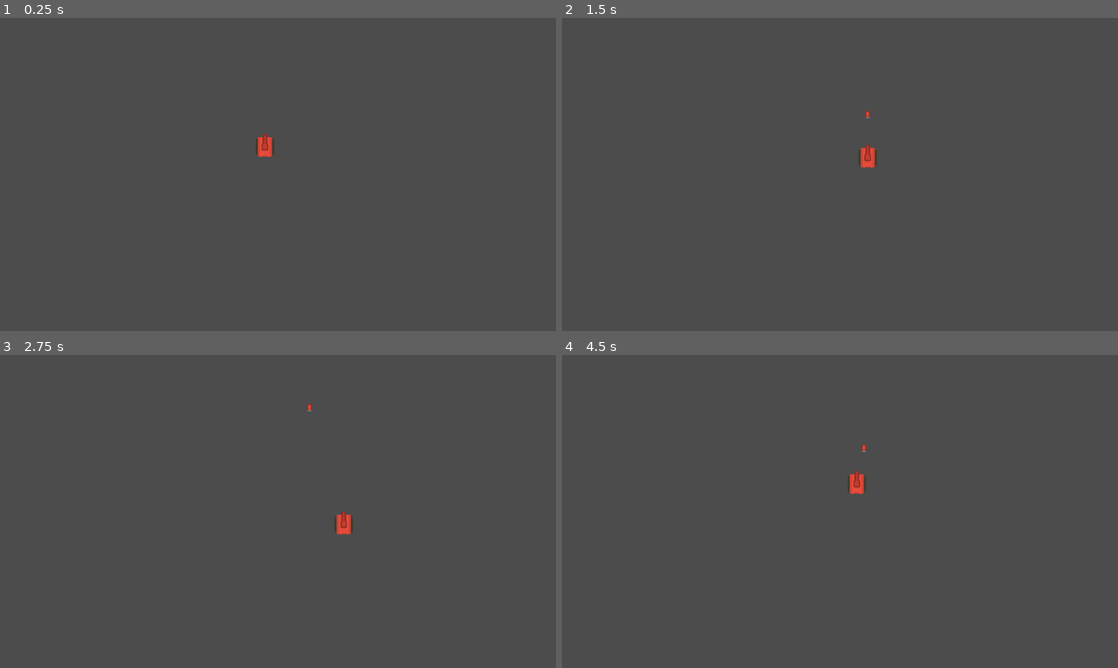
Above: before the commit, frames 1-4 (two rows, left to right).
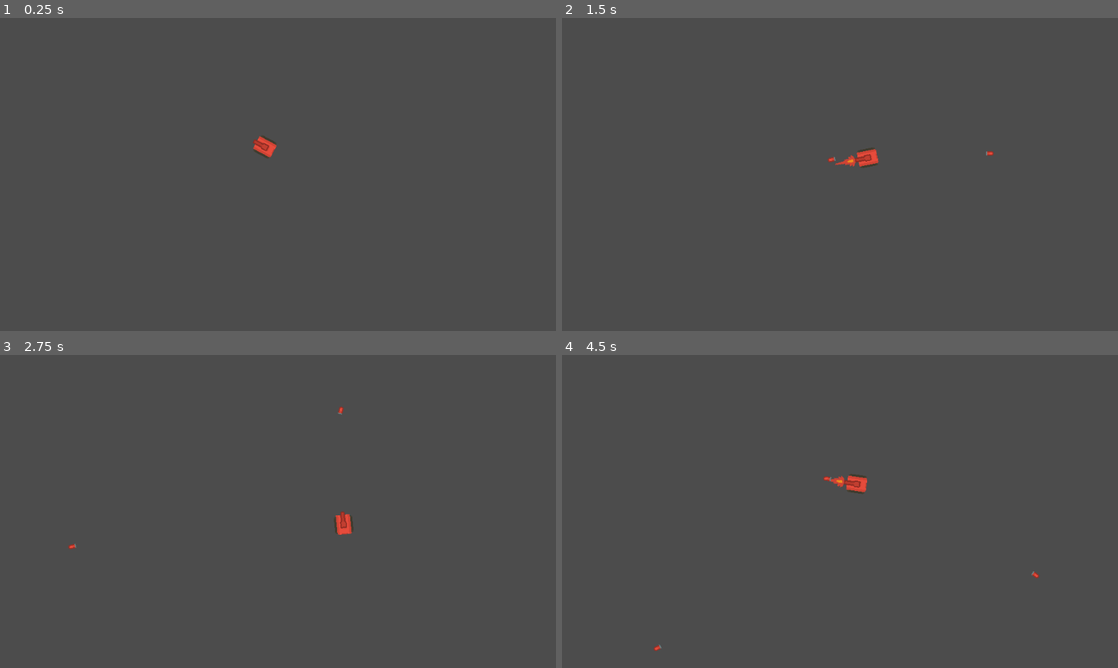
Above: after the commit, the same moments.

Repository: Zaanol/Godot-RogueTank
Game: Godot game, scene res://Scenes/Test_area.tscn
Same seed, same stepped clock (60 frames per second), same inputs: the game is played once before the commit and once after it.
Inputs (mouse positions are in pixels of both pictures, inside the frame that each line leads up to):
- Up to frame 1 (0.25 s): no input
- Up to frame 2 (1.5 s): tap Enter at 0.5 s; move the mouse to (962, 152) at 0.52 s; hold Right (ui_right) 0.53-1.28 s; tap Space (ui_shoot) at 0.6, 1.35 s; move the mouse to (728, 183) at 1.27 s; hold Down (ui_down) from 1.28 s (still down)
- Up to frame 3 (2.75 s): move the mouse to (333, 433) at 2.02 s; release Down (ui_down) at 2.03 s; hold Right (ui_right) from 2.03 s (still down); tap Space (ui_shoot) at 2.1 s
- Up to frame 4 (4.5 s): move the mouse to (812, 570) at 2.77 s; release Right (ui_right) at 2.78 s; hold Up (ui_up) 2.78-3.53 s; tap Space (ui_shoot) at 2.85, 3.6, 4.35 s; move the mouse to (1006, 555) at 3.52 s; hold Left (ui_left) from 3.53 s (still down); move the mouse to (673, 458) at 4.27 s

The runs differ from the first frame. In frame 1, 0.1% of the frame differs, in the area x 45-50%, y 37-45%; in frame 2, 0.3%; in frame 3, 0.1%; in frame 4, 0.3%, in the area x 16-86%, y 28-95%.

Commit message:
Shot animation + updates

Diff:
--- a/Scenes/Bullet.tscn
+++ b/Scenes/Bullet.tscn
@@ -7,12 +7,22 @@
 radius = 4.0625
 height = 6.375
 
-[node name="Bullet" type="Area2D"]
+[node name="Bullet" type="Area2D" groups=[
+"CannonBullets",
+]]
 script = ExtResource( 2 )
 
 [node name="Sprite" type="Sprite" parent="."]
+rotation = 1.5708
 texture = ExtResource( 1 )
 
 [node name="Shape" type="CollisionShape2D" parent="."]
 position = Vector2( -0.125, -0.1875 )
+rotation = 1.5708
 shape = SubResource( 1 )
+
+[node name="Notifier" type="VisibilityNotifier2D" parent="."]
+position = Vector2( -0.125, -0.0624994 )
+rotation = 1.5708
+scale = Vector2( 0.325, 0.53125 )
+[connection signal="screen_exited" from="Notifier" to="." method="_on_Notifier_screen_exited"]
--- a/Scenes/Tank.tscn
+++ b/Scenes/Tank.tscn
@@ -1,8 +1,52 @@
-[gd_scene load_steps=4 format=2]
+[gd_scene load_steps=8 format=2]
 
 [ext_resource path="res://sprites/tankBody_red.png" type="Texture" id=1]
 [ext_resource path="res://Scripts/Tank.gd" type="Script" id=2]
 [ext_resource path="res://Sprites/tankRed_barrel2_outline.png" type="Texture" id=3]
+[ext_resource path="res://Sprites/shotOrange.png" type="Texture" id=4]
+[ext_resource path="res://Sprites/shotRed.png" type="Texture" id=5]
+[ext_resource path="res://Sprites/shotLarge.png" type="Texture" id=6]
+
+[sub_resource type="Animation" id=1]
+resource_name = "Fire"
+length = 0.4
+step = 0.4
+tracks/0/type = "value"
+tracks/0/path = NodePath("Fire:texture")
+tracks/0/interp = 1
+tracks/0/loop_wrap = true
+tracks/0/imported = false
+tracks/0/enabled = true
+tracks/0/keys = {
+"times": PoolRealArray( 0, 0.1, 0.2 ),
+"transitions": PoolRealArray( 1, 1, 1 ),
+"update": 1,
+"values": [ ExtResource( 6 ), ExtResource( 4 ), ExtResource( 5 ) ]
+}
+tracks/1/type = "value"
+tracks/1/path = NodePath("Fire:position")
+tracks/1/interp = 1
+tracks/1/loop_wrap = true
+tracks/1/imported = false
+tracks/1/enabled = true
+tracks/1/keys = {
+"times": PoolRealArray( 0, 0.1, 0.2 ),
+"transitions": PoolRealArray( 1, 1, 1 ),
+"update": 1,
+"values": [ Vector2( 36.4284, -0.0533257 ), Vector2( 37.4284, -0.0533257 ), Vector2( 42.4284, -0.0533257 ) ]
+}
+tracks/2/type = "value"
+tracks/2/path = NodePath("Fire:visible")
+tracks/2/interp = 1
+tracks/2/loop_wrap = true
+tracks/2/imported = false
+tracks/2/enabled = true
+tracks/2/keys = {
+"times": PoolRealArray( 0, 0.3 ),
+"transitions": PoolRealArray( 1, 1 ),
+"update": 1,
+"values": [ true, false ]
+}
 
 [node name="Tank" type="KinematicBody2D"]
 script = ExtResource( 2 )
@@ -11,13 +55,25 @@
 polygon = PoolVector2Array( -12.8461, -18.1341, 12.7672, -18.1341, 16.8876, -14.1251, 17.1104, 14.9405, 11.8763, 17.7245, -11.7325, 17.9473, -16.8552, 14.9405, -16.7438, -14.5705 )
 
 [node name="Sprite" type="Sprite" parent="."]
+rotation = 1.5708
 texture = ExtResource( 1 )
 
 [node name="Barrel" type="Node2D" parent="."]
 
 [node name="Sprite" type="Sprite" parent="Barrel"]
+rotation = 1.5708
 texture = ExtResource( 3 )
 offset = Vector2( -0.22538, -8.77358 )
 
 [node name="Muzzle" type="Position2D" parent="Barrel"]
-position = Vector2( -3.8147e-06, -31.4644 )
+position = Vector2( 33.638, 0.0545807 )
+
+[node name="Fire" type="Sprite" parent="Barrel"]
+visible = false
+position = Vector2( 42.4284, -0.0533257 )
+rotation = -1.5708
+texture = ExtResource( 5 )
+
+[node name="Anim" type="AnimationPlayer" parent="Barrel"]
+playback_speed = 2.0
+anims/Fire = SubResource( 1 )
--- a/Scripts/Bullet.gd
+++ b/Scripts/Bullet.gd
@@ -1,11 +1,18 @@
 extends Area2D
 
 var vel = 300
-var dir = Vector2(0, -1)
+var dir = Vector2(0, -1) setget set_dir
 
 func _ready():
-	pass # Replace with function body.
+	pass
 
 func _process(delta):
 	translate(dir * delta * vel)
 	pass
+
+func _on_Notifier_screen_exited():
+	queue_free()
+
+func set_dir(val):
+	dir = val
+	rotation = dir.angle()
--- a/Scripts/Tank.gd
+++ b/Scripts/Tank.gd
@@ -23,9 +23,14 @@
 		dirY -= 1
 
 	if Input.is_action_just_pressed("ui_shoot"):
-		var bullet = preBullet.instance()
-		bullet.global_position = $Barrel/Muzzle.global_position
-		get_parent().add_child(bullet)
+		if get_tree().get_nodes_in_group("CannonBullets").size() < 6:
+			var bullet = preBullet.instance()
+			bullet.global_position = $Barrel/Muzzle.global_position
+			bullet.dir = Vector2(cos(rotation), sin(rotation)).normalized()
+			$Barrel/Anim.play("Fire")
+			get_parent().add_child(bullet)
+
+	look_at(get_global_mouse_position())
 
 	translate(Vector2(dirX, -dirY) * delta * speed)
 	pass
--- a/project.godot
+++ b/project.godot
@@ -21,10 +21,39 @@
 
 [input]
 
+ui_left={
+"deadzone": 0.5,
+"events": [ Object(InputEventKey,"resource_local_to_scene":false,"resource_name":"","device":0,"alt":false,"shift":false,"control":false,"meta":false,"command":false,"pressed":false,"scancode":16777231,"unicode":0,"echo":false,"script":null)
+, Object(InputEventJoypadButton,"resource_local_to_scene":false,"resource_name":"","device":0,"button_index":14,"pressure":0.0,"pressed":false,"script":null)
+, Object(InputEventKey,"resource_local_to_scene":false,"resource_name":"","device":0,"alt":false,"shift":false,"control":false,"meta":false,"command":false,"pressed":false,"scancode":65,"unicode":0,"echo":false,"script":null)
+ ]
+}
+ui_right={
+"deadzone": 0.5,
+"events": [ Object(InputEventKey,"resource_local_to_scene":false,"resource_name":"","device":0,"alt":false,"shift":false,"control":false,"meta":false,"command":false,"pressed":false,"scancode":16777233,"unicode":0,"echo":false,"script":null)
+, Object(InputEventJoypadButton,"resource_local_to_scene":false,"resource_name":"","device":0,"button_index":15,"pressure":0.0,"pressed":false,"script":null)
+, Object(InputEventKey,"resource_local_to_scene":false,"resource_name":"","device":0,"alt":false,"shift":false,"control":false,"meta":false,"command":false,"pressed":false,"scancode":68,"unicode":0,"echo":false,"script":null)
+ ]
+}
+ui_up={
+"deadzone": 0.5,
+"events": [ Object(InputEventKey,"resource_local_to_scene":false,"resource_name":"","device":0,"alt":false,"shift":false,"control":false,"meta":false,"command":false,"pressed":false,"scancode":16777232,"unicode":0,"echo":false,"script":null)
+, Object(InputEventJoypadButton,"resource_local_to_scene":false,"resource_name":"","device":0,"button_index":12,"pressure":0.0,"pressed":false,"script":null)
+, Object(InputEventKey,"resource_local_to_scene":false,"resource_name":"","device":0,"alt":false,"shift":false,"control":false,"meta":false,"command":false,"pressed":false,"scancode":87,"unicode":0,"echo":false,"script":null)
+ ]
+}
+ui_down={
+"deadzone": 0.5,
+"events": [ Object(InputEventKey,"resource_local_to_scene":false,"resource_name":"","device":0,"alt":false,"shift":false,"control":false,"meta":false,"command":false,"pressed":false,"scancode":16777234,"unicode":0,"echo":false,"script":null)
+, Object(InputEventJoypadButton,"resource_local_to_scene":false,"resource_name":"","device":0,"button_index":13,"pressure":0.0,"pressed":false,"script":null)
+, Object(InputEventKey,"resource_local_to_scene":false,"resource_name":"","device":0,"alt":false,"shift":false,"control":false,"meta":false,"command":false,"pressed":false,"scancode":83,"unicode":0,"echo":false,"script":null)
+ ]
+}
 ui_shoot={
 "deadzone": 0.5,
 "events": [ Object(InputEventKey,"resource_local_to_scene":false,"resource_name":"","device":0,"alt":false,"shift":false,"control":false,"meta":false,"command":false,"pressed":false,"scancode":32,"unicode":0,"echo":false,"script":null)
 , Object(InputEventKey,"resource_local_to_scene":false,"resource_name":"","device":0,"alt":false,"shift":false,"control":false,"meta":false,"command":false,"pressed":false,"scancode":16777238,"unicode":0,"echo":false,"script":null)
+, Object(InputEventMouseButton,"resource_local_to_scene":false,"resource_name":"","device":0,"alt":false,"shift":false,"control":false,"meta":false,"command":false,"button_mask":0,"position":Vector2( 0, 0 ),"global_position":Vector2( 0, 0 ),"factor":1.0,"button_index":1,"pressed":false,"doubleclick":false,"script":null)
  ]
 }
 
